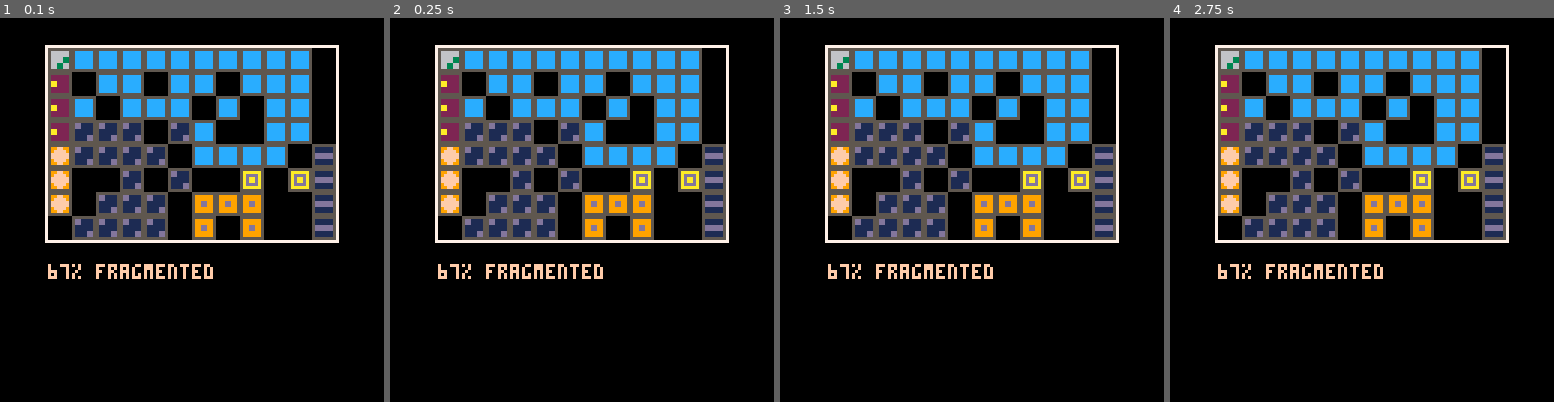
Above: before the commit, frames 1-4 (left to right).
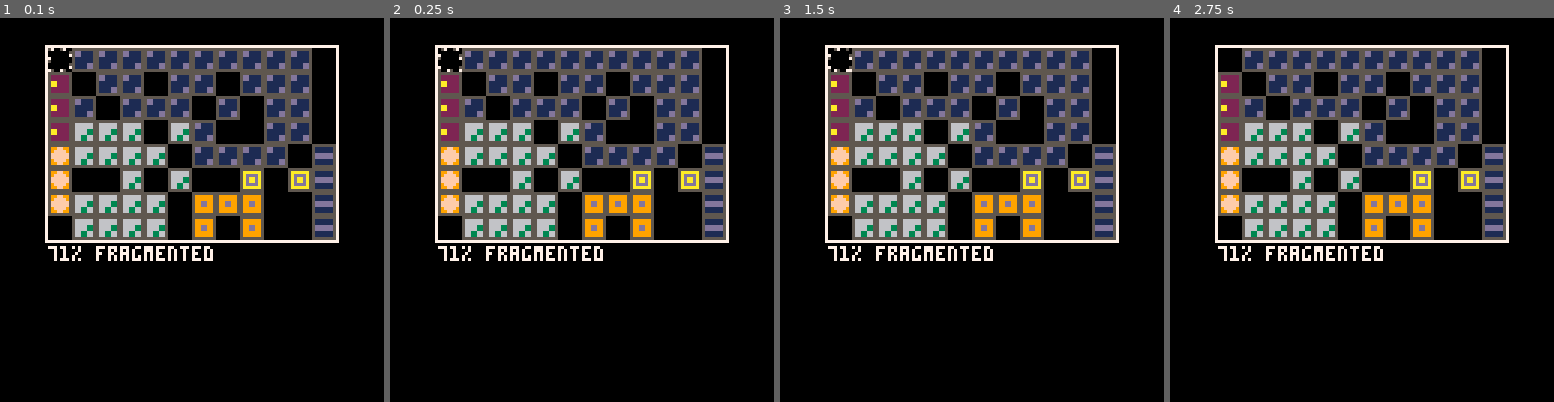
Above: after the commit, the same moments.

Repository: lkingsford/pico8-projects
Game: PICO-8 cartridge defrag.p8
Same seed, same stepped clock (60 frames per second), same inputs: the game is played once before the commit and once after it.
Inputs:
- Up to frame 1 (0.1 s): no input
- Up to frame 2 (0.25 s): no input
- Up to frame 3 (1.5 s): tap O (Z key) at 0.33, 0.7, 1.43 s; tap X (X key) at 1.07 s
- Up to frame 4 (2.75 s): hold Left 1.97-2.37 s; tap X (X key) at 2.07, 2.4, 2.73 s; tap O (Z key) at 2.22 s; hold Down from 2.42 s (still down)

The runs differ from the first frame. In frame 1, 13% of the frame differs, in the area x 12-81%, y 7-68%; in frame 2, 13%; in frame 3, 13%; in frame 4, 13%.

Commit message:
Selector on defrag

Diff:
--- a/defrag.p8
+++ b/defrag.p8
@@ -3,10 +3,14 @@
 __lua__
 w=12
 h=8
+
+--used just for tline on the selector
+mset(0,32,16)
+
 function _init_game()
  aloc=w*h-30
  placed=0
-	for i=2,17 do
+	for i=2,15 do
 		fw=flr(rnd(6))+4
 		fh=flr(rnd(4))+1
 		x0=flr(rnd(w-fw))
@@ -25,13 +29,14 @@
 	  placed-=1
 	 end
 	end
+	frag=calc_frag()
 end
 
 
 function calc_frag()
 	--get files with any segments
 	files=0
-	for i=0,17 do
+	for i=0,15 do
 		for p=0,w*h do if mget(p%w,p\w)==i then files += 1; break end end
 	end
 	u={}
@@ -60,39 +65,91 @@
 			end
 		end
 	end
-	return 100 - flr(files * 100 / seg_count)
+	return 100-flr(files*100/seg_count)
 end
 
 frag = 100
+cursor={0,0}
+--0: selecting x/y
+--1: selecting w/h
+--2: placing
+mode=0
+dim={1,1}
 
 function _update(dt)
+ l,r,u,d,x,o=btnp(⬅️),btnp(➡️),btnp(⬆️),btnp(⬇️),btnp(❎),btnp(🅾️)
+ if not(l or r or u or d or x or o) then return end
+	if mode==0 then
+		if (l) cursor[1]-=1
+		if (r) cursor[1]+=1
+		if (u) cursor[2]-=1
+		if (d) cursor[2]+=1
+		cursor[1]=min(max(0, cursor[1]), w-1)
+		cursor[2]=min(max(0, cursor[2]), h-1)
+		if (x) mode = 1
+	elseif mode==1 then
+	 if (l) dim[1]-=1
+		if (r) dim[1]+=1
+		if (u) dim[2]-=1
+		if (d) dim[2]+=1
+		dim[1]=min(max(1, dim[1]), w-cursor[1])
+		dim[2]=min(max(1, dim[2]), h-cursor[2])
+		if (x) mode = 2
+	elseif mode==2 then
+	end
 	frag = calc_frag()
 end
 
+draw_frame=0
+
 function _draw()
+ draw_frame+=1
 	cls()
 	camera(-64+(w*4),-10)
 	map(0,0,0,0,w,h)
 	rect(-1,-1,w*8,h*8,7)
-	print(tostr(frag).."% fragmented",0,h*9,15)
+	--selection palette
+	pal(({{[1]=0,[2]=0,[3]=5,[4]=7},
+						 {[1]=7,[2]=0,[3]=0,[4]=5},
+						 {[1]=5,[2]=7,[3]=0,[4]=0},
+						 {[1]=0,[2]=5,[3]=7,[4]=0},
+							})[draw_frame\4%4+1])
+	--draw selector
+	if mode==0 then
+		spr(16, cursor[1]*8, cursor[2]*8)
+	elseif mode==1 then
+	 for x=cursor[1],cursor[1]+dim[1]-1 do
+			tline(x*8,cursor[2]*8,(x+1)*8,cursor[2]*8,0,32)
+			tline(x*8,(cursor[2]+dim[2])*8-1,(x+1)*8,(cursor[2]+dim[2])*8-1,0,32.875)
+		end
+		for y=cursor[2],cursor[2]+dim[2]-1 do
+		 tline((cursor[1])*8,y*8,(cursor[1])*8,(y+1)*8,0,32.875)
+		 tline((cursor[1]+dim[1])*8-1,y*8,(cursor[1]+dim[1])*8-1,(y+1)*8,0,32)
+		end
+
+	elseif mode==2 then
+	end
+	pal()
+	--score
+	print(tostr(frag) .. "% fragmented", 0, h*8 + 2)
 	camera()
 end
 
 _init_game()
 __gfx__
 00000000888888825555555555555555555555555555555555555555555555555555555555555555555555555555555555555555555555555555555555555555
-00000000888888285dd111155cccccc556666665599999955aaaaaa55bb33bb55feeeee55cccccc5599999955aaaaaa552222445599ff9955111111552222225
-00000000888882885dd111155cccccc556666665599999955adddda55bb33bb55ffeeee55ccccce55999999559aaaaa55222244559ffff955111111552222225
-0000000088882888511111155cccccc556666665599dd9955adaada55bb33bb55feeeee55ccccee559999995599aaaa5522222255ffffff55dddddd55aa22225
-0000000088828888511111155cccccc556666665599dd9955adaada55bb33bb55eeeeef55ccceee55dddddd55999aaa5522222255ffffff55dddddd55aa22225
-000000008828888851111dd55cccccc554466665599999955adddda55bb33bb55eeeeff55cceeee55dddddd559999aa55442222559ffff955111111552222225
-000000008288888851111dd55cccccc554466665599999955aaaaaa55bb33bb55eeeeef55ceeeee55dddddd5599999a554422225599ff9955111111552222225
+0000000088888828566666655dd1111556666665599999955aaaaaa55bb33bb55dd66dd55cccccc5599999955aaaaaa552222445599ff9955111111552222225
+0000000088888288566666655dd1111556666665599999955adddda55bb33bb55dd66dd55ccccce55999999559aaaaa55222244559ffff955111111552222225
+0000000088882888566663355111111556666665599dd9955adaada55bb33bb55dddddd55ccccee559999995599aaaa5522222255ffffff55dddddd55aa22225
+0000000088828888566663355111111556666665599dd9955adaada55bb33bb55dddddd55ccceee55dddddd55999aaa5522222255ffffff55dddddd55aa22225
+00000000882888885663366551111dd554466665599999955adddda55bb33bb55dd66dd55cceeee55dddddd559999aa55442222559ffff955111111552222225
+00000000828888885663366551111dd554466665599999955aaaaaa55bb33bb55dd66dd55ceeeee55dddddd5599999a554422225599ff9955111111552222225
 00000000288888885555555555555555555555555555555555555555555555555555555555555555555555555555555555555555555555555555555555555555
-55555555555555550000000000000000000000000000000000000000000000000000000000000000000000000000000000000000000000000000000000000000
-566666655dd66dd50000000000000000000000000000000000000000000000000000000000000000000000000000000000000000000000000000000000000000
-566666655dd66dd50000000000000000000000000000000000000000000000000000000000000000000000000000000000000000000000000000000000000000
-566663355dddddd50000000000000000000000000000000000000000000000000000000000000000000000000000000000000000000000000000000000000000
-566663355dddddd50000000000000000000000000000000000000000000000000000000000000000000000000000000000000000000000000000000000000000
-566336655dd66dd50000000000000000000000000000000000000000000000000000000000000000000000000000000000000000000000000000000000000000
-566336655dd66dd50000000000000000000000000000000000000000000000000000000000000000000000000000000000000000000000000000000000000000
-55555555555555550000000000000000000000000000000000000000000000000000000000000000000000000000000000000000000000000000000000000000
+41234123000000000000000000000000000000000000000000000000000000000000000000000000000000000000000000000000000000000000000000000000
+30000004000000000000000000000000000000000000000000000000000000000000000000000000000000000000000000000000000000000000000000000000
+20000001000000000000000000000000000000000000000000000000000000000000000000000000000000000000000000000000000000000000000000000000
+10000002000000000000000000000000000000000000000000000000000000000000000000000000000000000000000000000000000000000000000000000000
+40000003000000000000000000000000000000000000000000000000000000000000000000000000000000000000000000000000000000000000000000000000
+30000004000000000000000000000000000000000000000000000000000000000000000000000000000000000000000000000000000000000000000000000000
+20000001000000000000000000000000000000000000000000000000000000000000000000000000000000000000000000000000000000000000000000000000
+14321432000000000000000000000000000000000000000000000000000000000000000000000000000000000000000000000000000000000000000000000000
